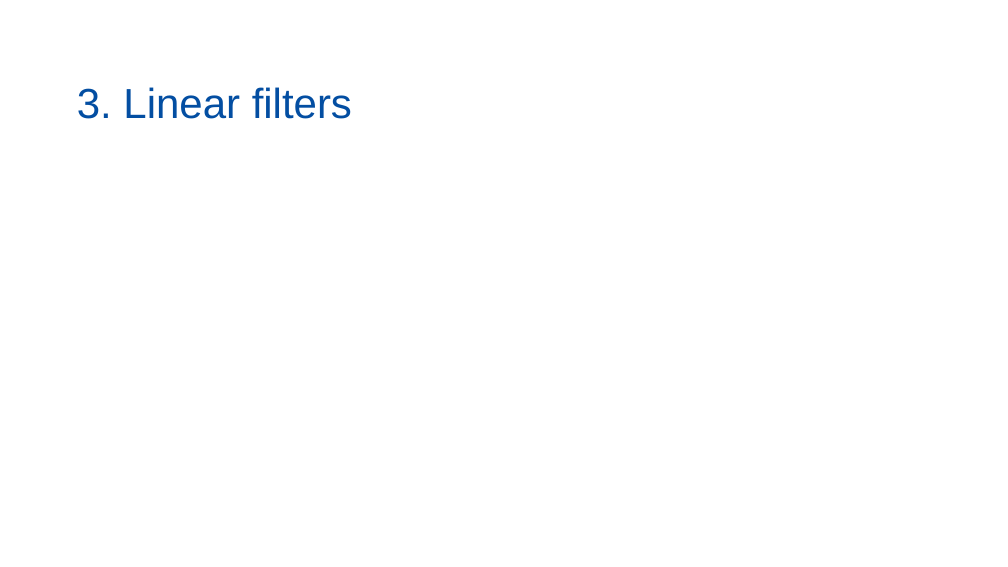
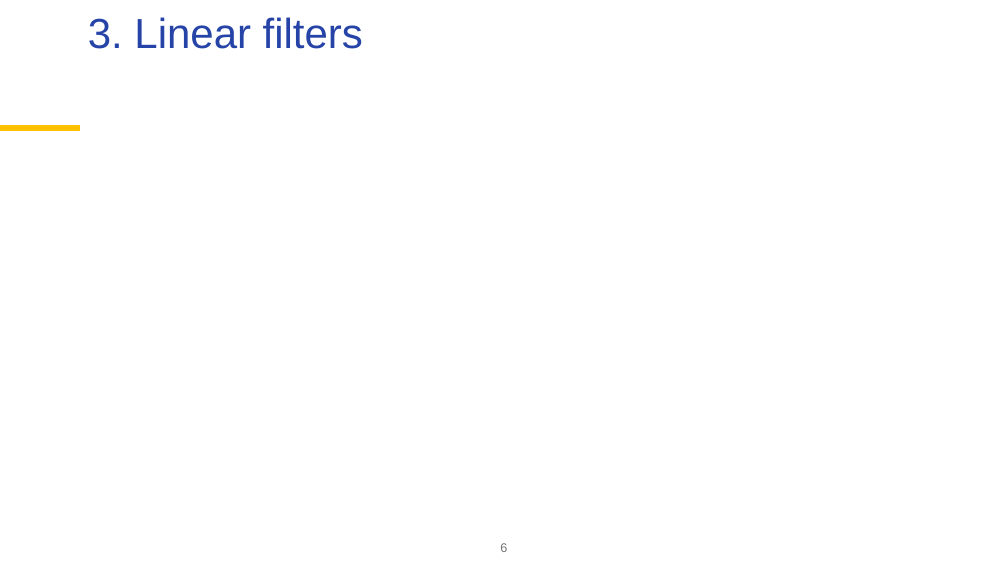
Before and after one commit to palatej/ESTP2026, a slide deck: slide 6 of 1.5 Time series.pptx. Drawn at 1008x567 pixels with LibreOffice and Linux fonts; fonts in the diff are those of the drawing; grey boxes stand for pictures; background and template pictures are left out. Boxes give left, top, right and bottom in pixels: in the first picture for what was removed or moved away, otherwise in the second. Text is boxed around its words. In the diff, an @@ line names an element or a change of style, - is before the commit and + after.

Commit message:
filters

```diff
--- a/1.5 Time series.pptx
+++ b/1.5 Time series.pptx
@@ title "3. Linear filters": place and size @@
-title "3. Linear filters" at [77, 87, 352, 119]
+title "3. Linear filters" at [88, 17, 363, 49]
@@ title "3. Linear filters" at [88, 17, 363, 49]: text colour #034EA2 to #2644A7; vertical alignment bottom to top @@
@@ line added from (0, 129) to (80, 129), #FFC000 6 pt @@
@@ page number added at [500, 543, 507, 552], 12 pt, text #767676 @@
+6
```
Also in this commit, not shown: 6 other slides changed, 1 slide added, 1 slide removed, 1 other file.
